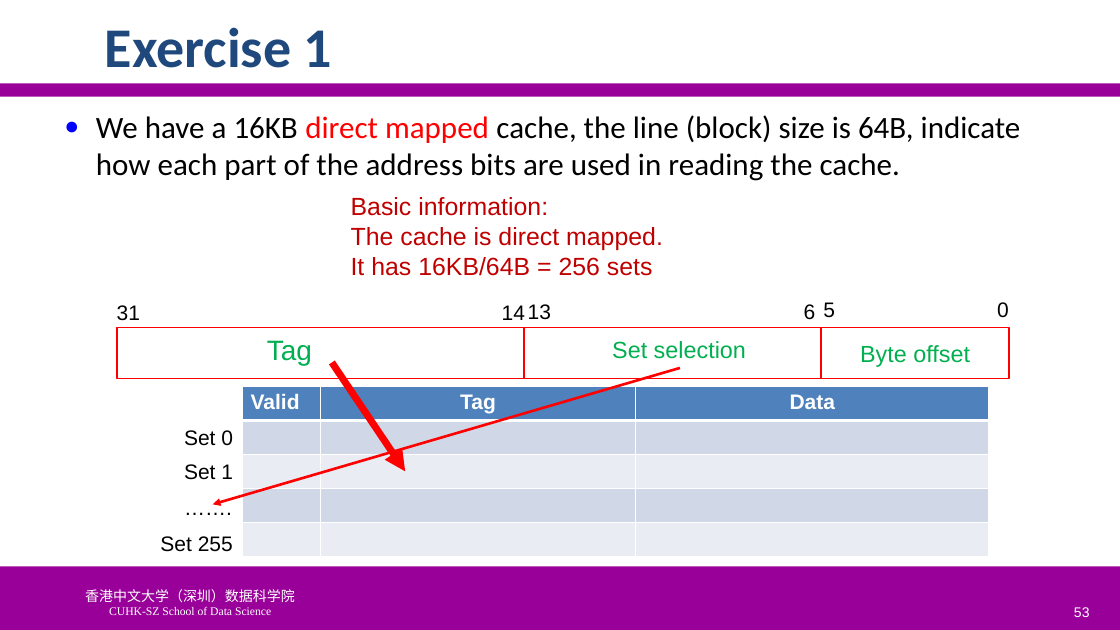
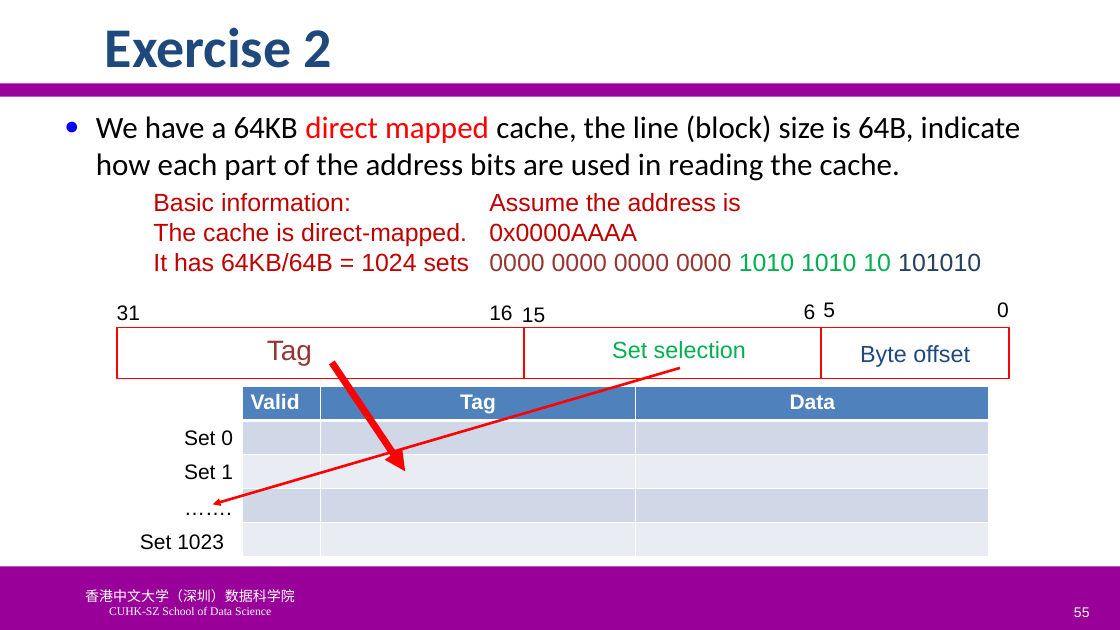
Before and after one commit to SUNCHAOYI923/CMU_CSAPP, a slide deck: slide 55 of slide/CA3060-6-MemHierarchy.pptx (slide 53 before the commit). Drawn at 1120x630 pixels with LibreOffice and Linux fonts; fonts in the diff are those of the drawing; background and template pictures are left out. Boxes give left, top, right and bottom in pixels: in the first picture for what was removed or moved away, otherwise in the second. Text is boxed around its words. In the diff, an @@ line names an element or a change of style, - is before the commit and + after.

```diff
--- a/slide/CA3060-6-MemHierarchy.pptx
+++ b/slide/CA3060-6-MemHierarchy.pptx
@@ title at [105, 27, 332, 68]: text changed @@
-Exercise 1
+Exercise 2
@@ text at [96, 115, 1021, 181]: text changed @@
-● We have a 16KB direct mapped cache, the line (block) size is 64B, indicate how each part of the address bits are used in reading the cache.
+● We have a 64KB direct mapped cache, the line (block) size is 64B, indicate how each part of the address bits are used in reading the cache.
@@ text at [153, 193, 981, 272]: text changed @@
-Basic information:
-The cache is direct mapped.
-It has 16KB/64B = 256 sets
+Basic information: Assume the address is
+The cache is direct-mapped. 0x0000AAAA
+It has 64KB/64B = 1024 sets 0000 0000 0000 0000 1010 1010 10 101010
@@ text "Tag" at [267, 340, 312, 365]: text colour #00B050 to #953735 @@
@@ text at [489, 305, 512, 321]: text changed @@
-13
+16
@@ text at [522, 307, 545, 323]: text changed @@
-14
+15
@@ text "Byte offset" at [860, 345, 970, 367]: text colour #00B050 to #1F497D @@
@@ text at [140, 534, 224, 550]: text changed @@
-Set 255
+Set 1023
@@ page number at [1074, 607, 1090, 617]: text changed @@
-53
+55
```
Also in this commit, not shown: 40 other slides changed, 5 slides added, 10 slides removed, 31 other files.
